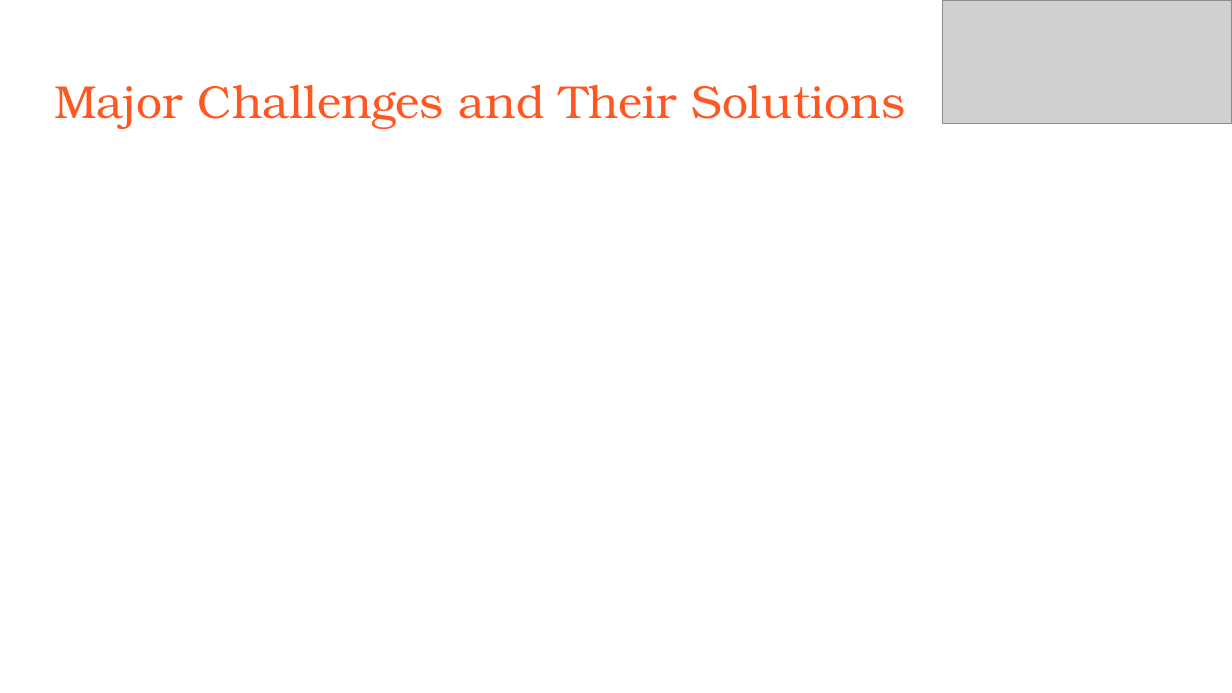
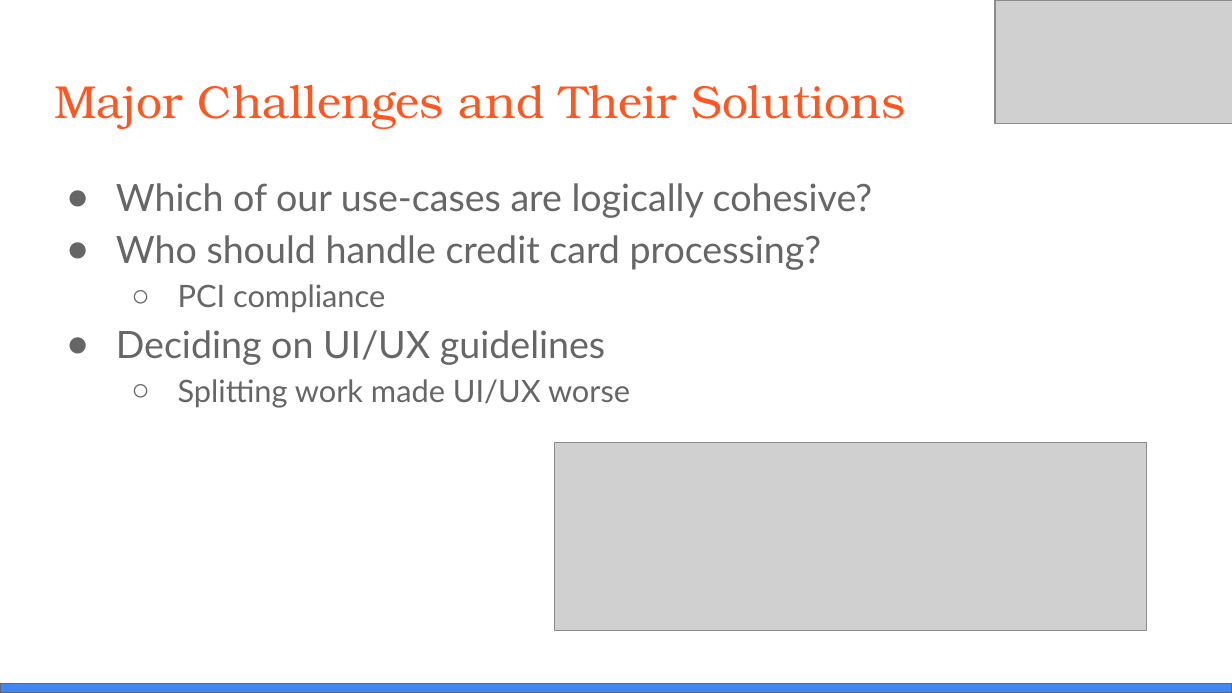
Before and after one commit to tmyarow/CS3704_Project, a slide deck: slide 8 of Restaurant Automation - Final Presentation.pptx (slide 5 before the commit). Drawn at 1232x693 pixels with LibreOffice and Linux fonts; fonts in the diff are those of the drawing; grey boxes stand for pictures. Boxes give left, top, right and bottom in pixels: in the first picture for what was removed or moved away, otherwise in the second. Text is boxed around its words. In the diff, an @@ line names an element or a change of style, - is before the commit and + after.

```diff
--- a/Restaurant Automation - Final Presentation.pptx
+++ b/Restaurant Automation - Final Presentation.pptx
@@ picture: place and size @@
-picture at bbox=[942, 0, 1232, 123]
+picture at bbox=[995, 0, 1232, 123]
@@ text added at bbox=[116, 183, 873, 408], 22 pt, text #666666 @@
+● Which of our use-cases are logically cohesive?
+● Who should handle credit card processing?
+  ○ PCI compliance
+● Deciding on UI/UX guidelines
+  ○ Splitting work made UI/UX worse
@@ picture added at bbox=[554, 442, 1146, 631] @@
@@ rectangle added at bbox=[0, 684, 1232, 693], fill #4285F4, outline #666666 0.75 pt @@
```
Also in this commit, not shown: 3 other slides changed, 6 slides added, 3 slides removed.
